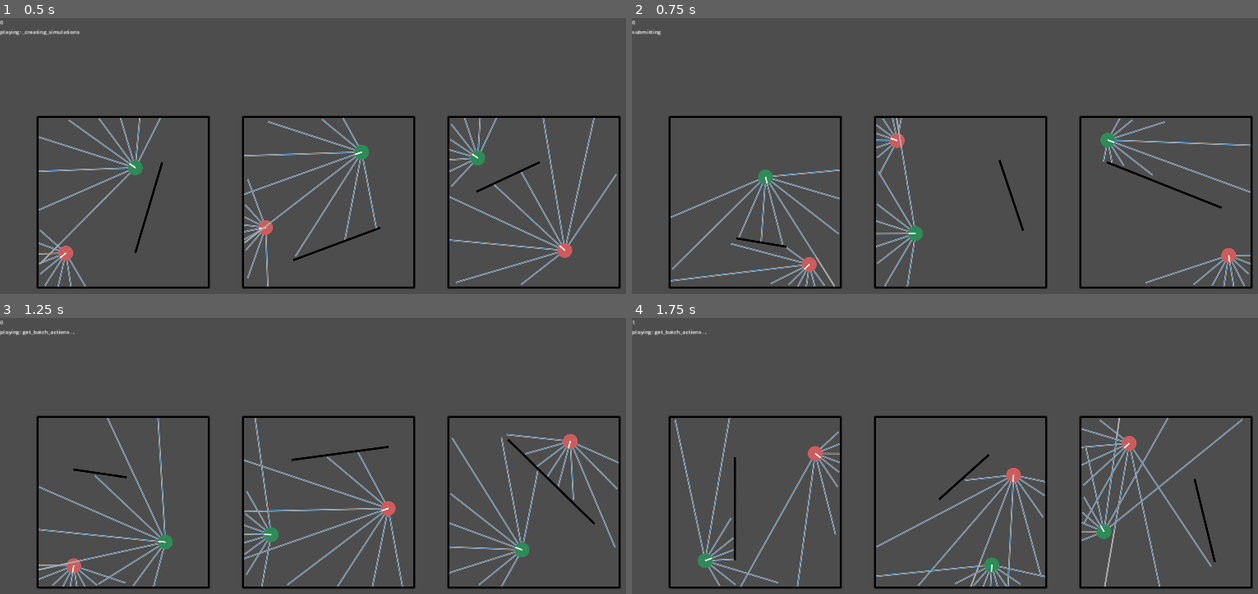
Above: before the commit, frames 1-4 (two rows, left to right).
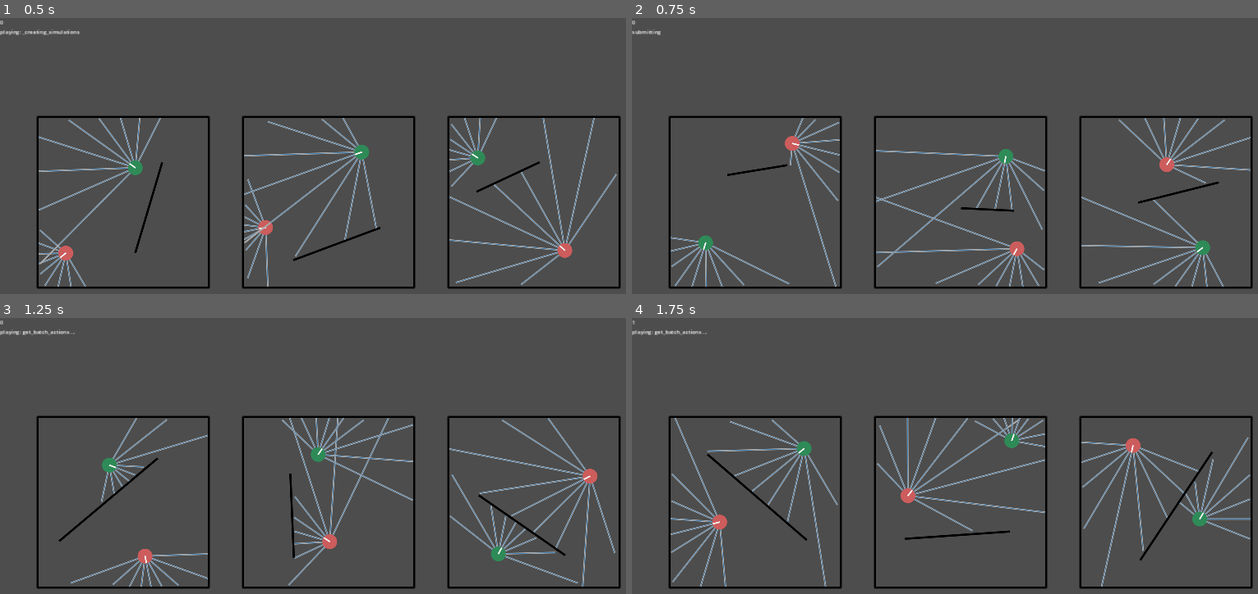
Above: after the commit, the same moments.

Repository: stokatyan/godot-ai
Game: Godot game, scene res://FindCoinGame/FCGEnv.tscn
Same seed, same stepped clock (60 frames per second), same inputs: the game is played once before the commit and once after it.
Inputs:
- Up to frame 1 (0.5 s): no input
- Up to frame 2 (0.75 s): tap Enter at 0.5 s; hold D from 0.53 s (still down); tap 2 at 0.6 s
- Up to frame 3 (1.25 s): keep holding D; tap Space at 0.77 s
- Up to frame 4 (1.75 s): tap Space at 1.25, 1.52 s; release D at 1.28 s; hold S from 1.28 s (still down); tap 3 at 1.35 s

Frame 1 is identical in both runs. In frame 2, 7.5% of the frame differs, in the area x 6-99%, y 36-98%; in frame 3, 8.3%; in frame 4, 8.4%.
Error in both runs: Cannot call method 'poll' on a null value. (res://AI/AIServerTCP.gd:40)

Commit message:
somehow fixed whatever was preventing convergance

Diff:
--- a/godot-ai-client/FindCoinGame/FCGEnv.gd
+++ b/godot-ai-client/FindCoinGame/FCGEnv.gd
@@ -88,7 +88,7 @@
 	return FCGSimulation.new() as FCGSimulation
 
 func get_simulation_count() -> int:
-	return 55
+	return 60
 
 func get_steps_in_round() -> int:
 	return 60
Not shown, removed: godot-ai-client/checkpoints/hero.pt
